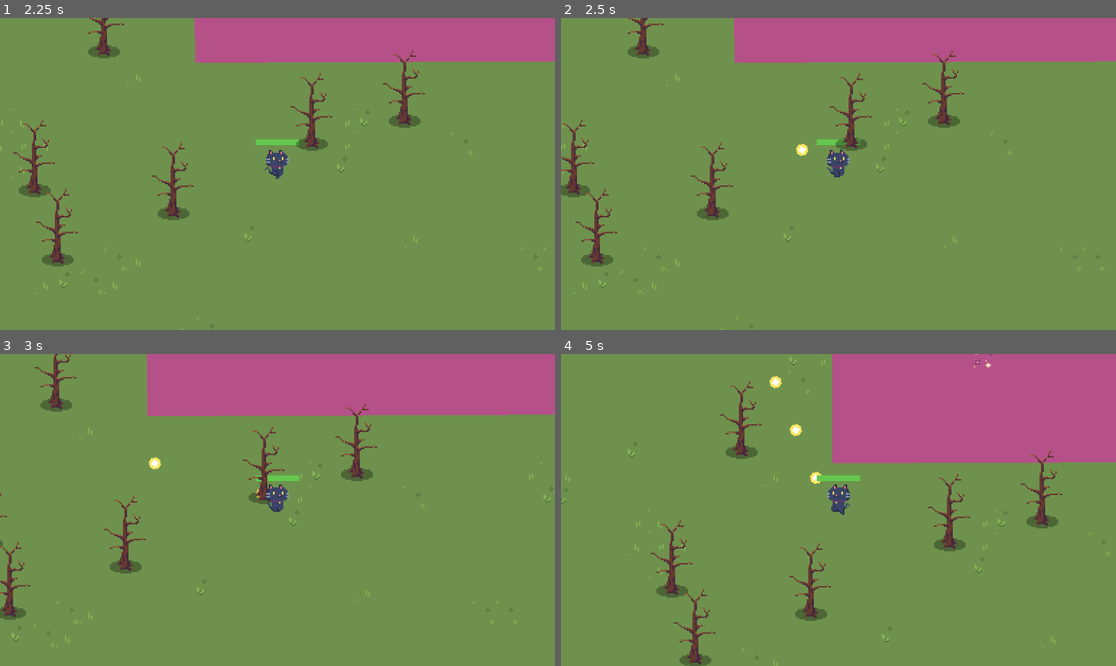
Above: before the commit, frames 1-4 (two rows, left to right).
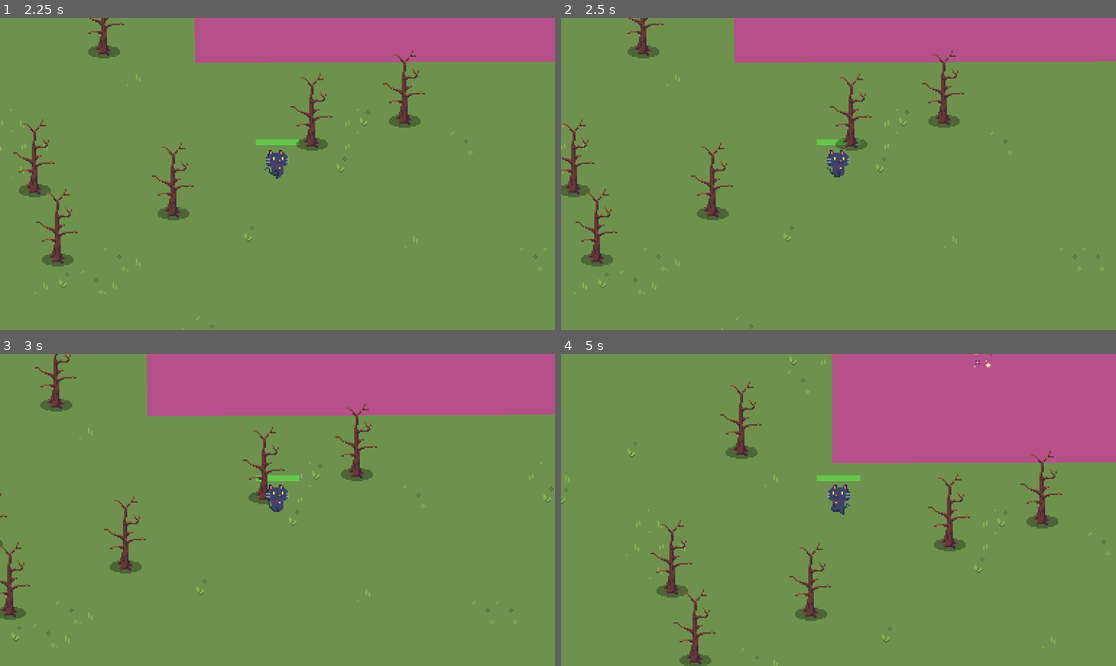
Above: after the commit, the same moments.

Repository: PkHila/Black-Cat-Survivor-Game
Game: Godot game, scene res://Scenes/game_scene.tscn
Same seed, same stepped clock (60 frames per second), same inputs: the game is played once before the commit and once after it.
Inputs:
- Up to frame 1 (2.25 s): hold D (move_right) 0.53-1.28 s; hold S (move_down) 1.28-2.03 s; hold D (move_right) from 2.03 s (still down)
- Up to frame 2 (2.5 s): keep holding D (move_right)
- Up to frame 3 (3 s): release D (move_right) at 2.78 s; hold W (move_up) from 2.78 s (still down)
- Up to frame 4 (5 s): release W (move_up) at 3.53 s; hold A (move_left) from 3.53 s (still down)

Frame 1 is identical in both runs. In frame 2, less than 0.1% of the frame differs, in the area x 42-45%, y 40-45%; in frame 3, less than 0.1%; in frame 4, 0.2%, in the area x 37-47%, y 7-42%.

Commit message:
Change weapon shooting when no enemies
Tied together the enemy detection with the shooting function so it won't shoot aimlessly when there's no enemies around

Diff:
--- a/Scenes/projectile_weapon.gd
+++ b/Scenes/projectile_weapon.gd
@@ -1,11 +1,15 @@
 extends Area2D
 
+var target_locked = false
 
 func _physics_process(delta):
 	var enemies_in_range = get_overlapping_bodies()
 	if enemies_in_range.size() > 0:
+		target_locked = true
 		var target_enemy = enemies_in_range.front()
 		look_at(target_enemy.global_position)
+	else:
+		target_locked = false
 
 func shoot():
 	const PROJECTILE = preload("res://Scenes/projectile.tscn")
@@ -15,4 +19,5 @@
 	%ShootingPoint.add_child(new_projectile)
 
 func _on_timer_timeout():
-	shoot()
+	if target_locked == true:
+		shoot()
--- a/Scenes/weapon.tscn
+++ b/Scenes/weapon.tscn
@@ -3,7 +3,7 @@
 [ext_resource type="Script" path="res://Scenes/projectile_weapon.gd" id="1_xj1er"]
 
 [sub_resource type="CircleShape2D" id="CircleShape2D_6l8aj"]
-radius = 137.713
+radius = 100.02
 
 [node name="weapon" type="Area2D"]
 collision_layer = 0
